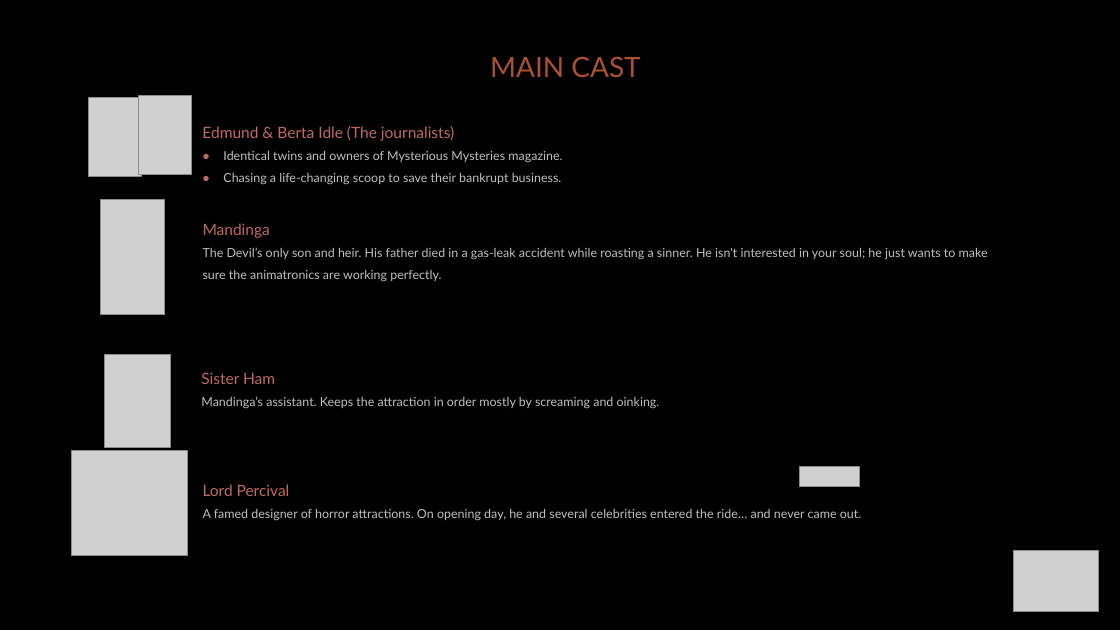
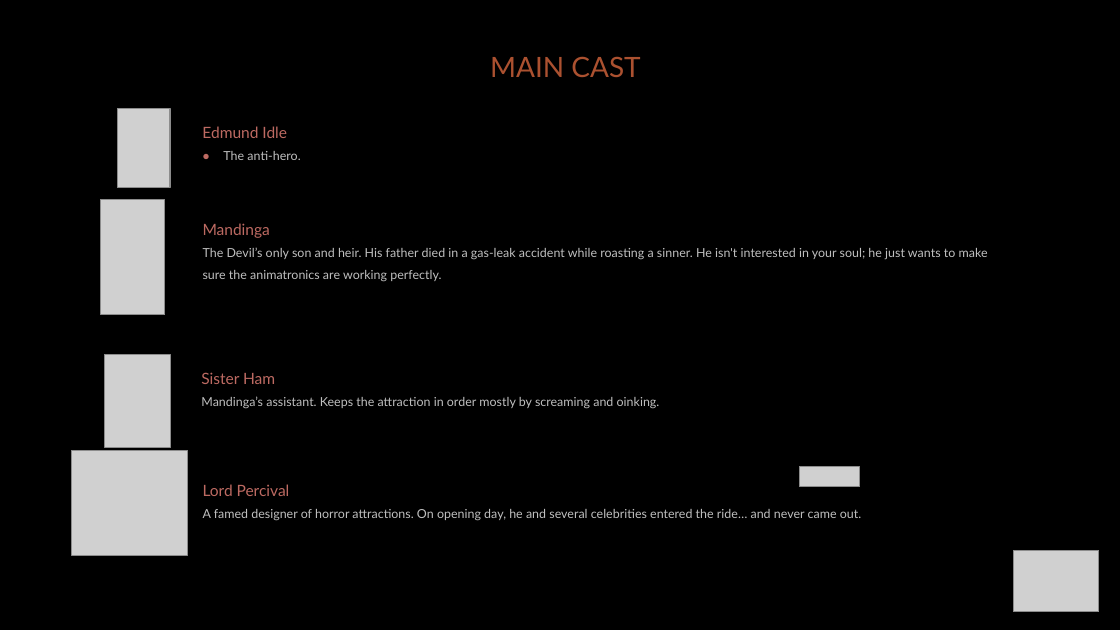
Before and after one commit to diegohcanepa/Remizione, a slide deck: slide 7 of Pitch Deck.pptx. Drawn at 1120x630 pixels with LibreOffice and Linux fonts; fonts in the diff are those of the drawing; grey boxes stand for pictures; background and template pictures are left out. Boxes give left, top, right and bottom in pixels: in the first picture for what was removed or moved away, otherwise in the second. Text is boxed around its words. In the diff, an @@ line names an element or a change of style, - is before the commit and + after.

```diff
--- a/Pitch Deck.pptx
+++ b/Pitch Deck.pptx
@@ picture: place and size @@
-picture at bbox=[88, 97, 141, 177]
+picture at bbox=[118, 109, 170, 188]
@@ picture removed at bbox=[139, 96, 192, 176] @@
@@ text at bbox=[202, 126, 300, 160]: text changed @@
-Edmund & Berta Idle (The journalists)
-● Identical twins and owners of Mysterious Mysteries magazine.
-● Chasing a life-changing scoop to save their bankrupt business.
+Edmund Idle
+● The anti-hero.
```
Also in this commit, not shown: 2 other slides changed, 6 other files.
